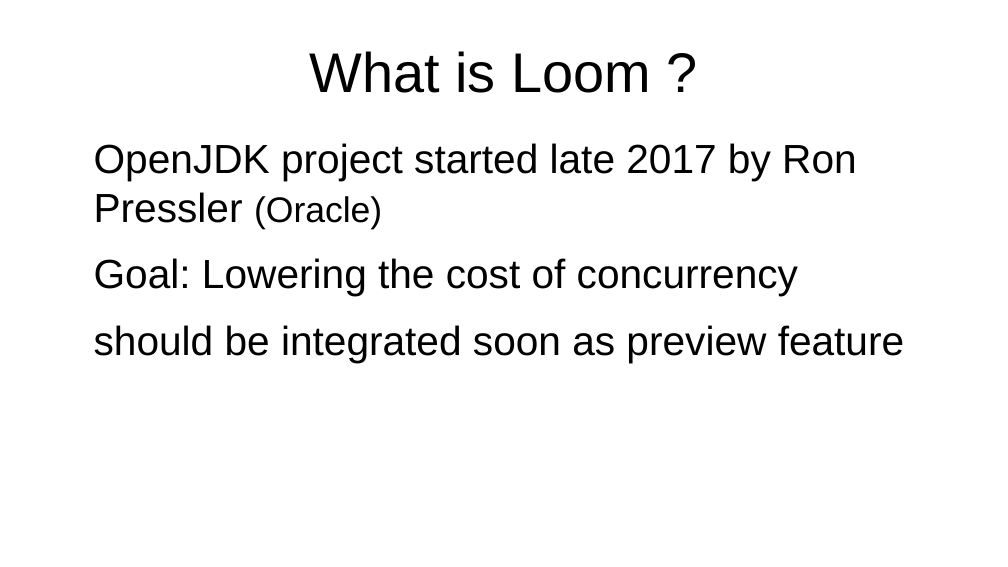
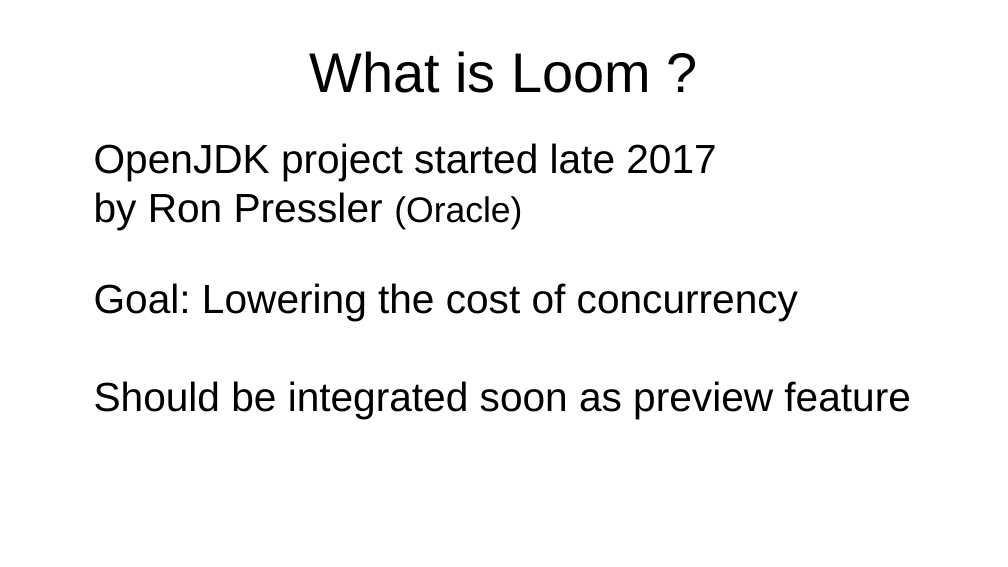
Before and after one commit to forax/loom-fiber, a slide deck: slide 3 of loom is looming.odp. Drawn at 1008x567 pixels with LibreOffice and Linux fonts; fonts in the diff are those of the drawing. Boxes give left, top, right and bottom in pixels: in the first picture for what was removed or moved away, otherwise in the second. Text is boxed around its words. In the diff, an @@ line names an element or a change of style, - is before the commit and + after.

```diff
--- a/loom is looming.odp
+++ b/loom is looming.odp
@@ text at (x1=94, y1=143, x2=910, y2=418): text changed @@
-OpenJDK project started late 2017 by Ron Pressler (Oracle)
-Goal: Lowering the cost of concurrency
-should be integrated soon as preview feature
+OpenJDK project started late 2017
+by Ron Pressler (Oracle)
+Goal: Lowering the cost of concurrency
+Should be integrated soon as preview feature
```
Also in this commit, not shown: 12 other slides changed, 1 other file.
